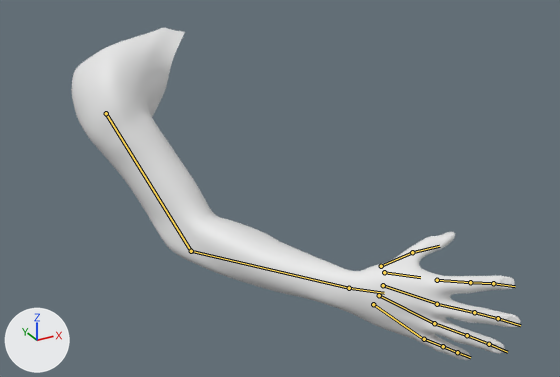
Renders of the FBX model resources/models/viewmodel/viewarm_right.fbx from each side of a commit.
Before and after are seen from a 50 mm camera at (-0.00307, -0.01098, 0.00365) aimed at (0.00139, -0.00286, -0.00041). Every picture has the same lights, and +X, +Y and +Z are marked at lower left. The first picture is the older version. Both versions are drawn at frame 17 of the action 'Scene'; the numbers are the values there. The bones that change, and the others that lie on the model, are drawn over the model as lines.

Objects in the first picture: 'Arm.R.001'.
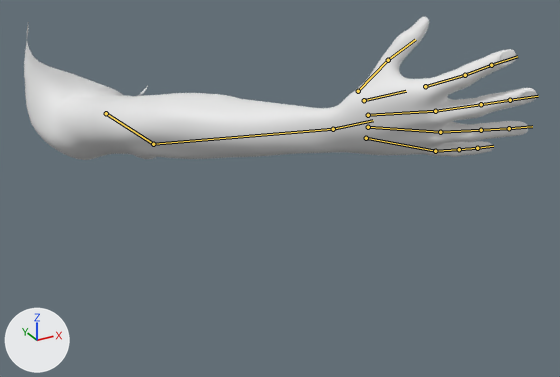
Boxes (x1, y1, x2, y2) around the edits, measured in the pictures (560 x 377 px):
'Arm.R.001', posed (14% wider, 57% shorter): before (71, 28, 520, 360); after (24, 17, 537, 160)
bone 'upper_arm.R', root to tip: before (106, 113) to (191, 251); after (106, 113) to (153, 144)
bone 'forearm.R', root to tip: before (191, 251) to (349, 288); after (153, 144) to (333, 129)

The change in detail:
Bone 'upper_arm.R' (bone_upper_arm_r) turns from (0, 0, 0) to (96, 57, 62) degrees about its own x, y and z.
Bone 'forearm.R' (bone_forearm_r) turns from (0, 0, 0) to (-58, 3, 46) degrees about its own x, y and z.
